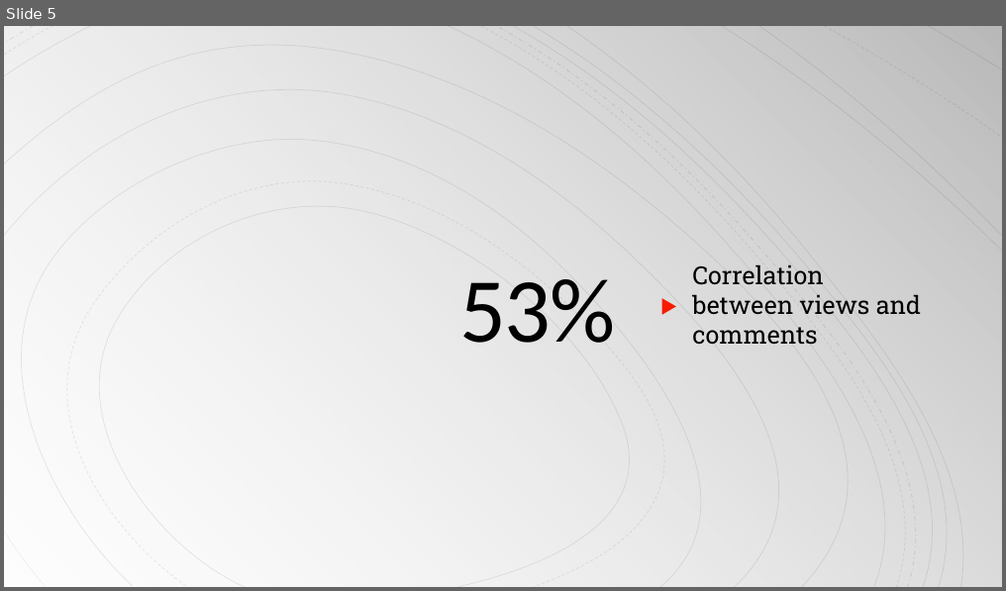
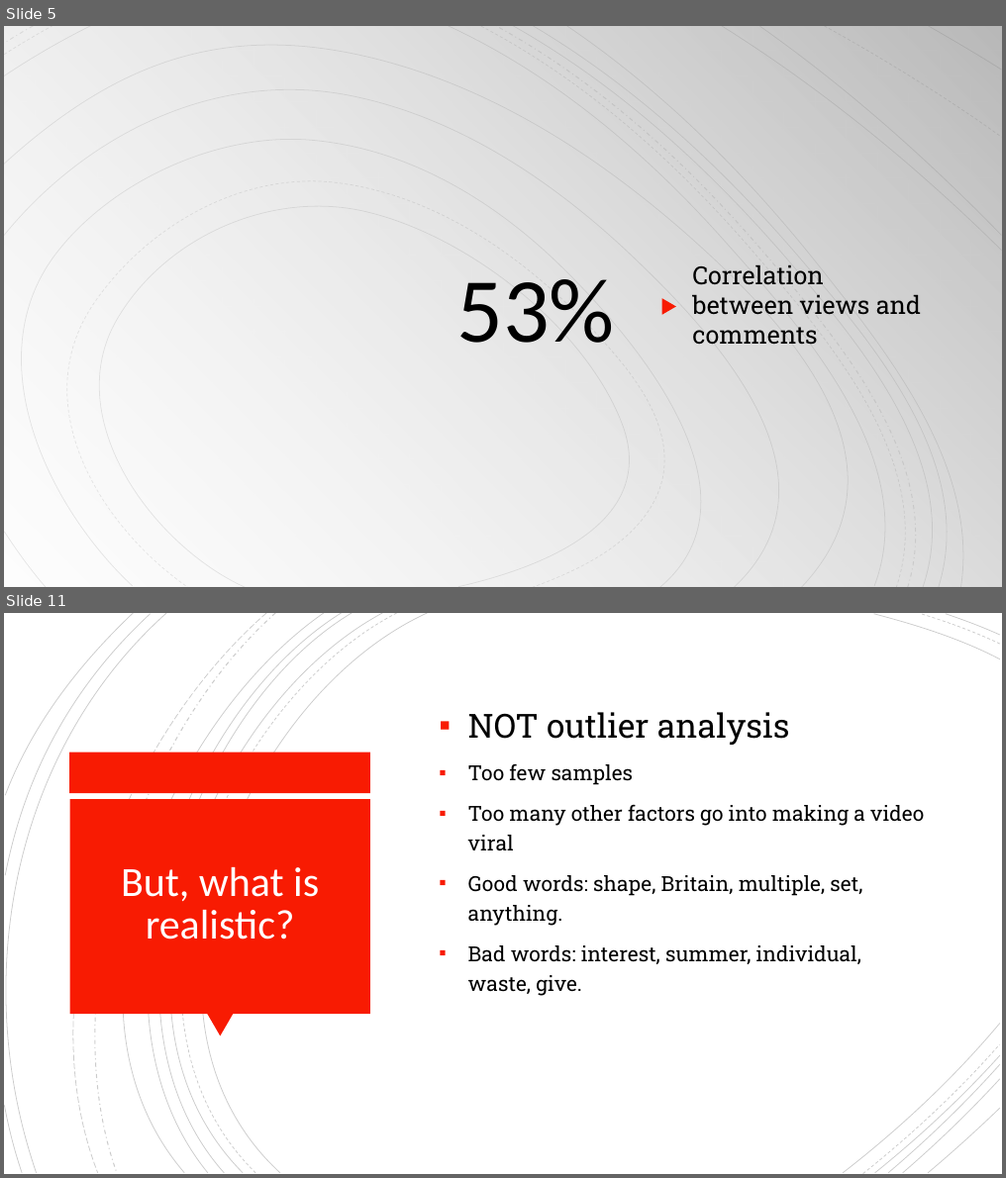
Before and after one commit to reeves17/3360project, a slide deck: Final Presentation.pptx. Shown one above the other, each under a label of ours: slide 5 before the commit, slides 5 and 11 after it; the slides between them are not shown. The pictures are 1006x591 and 1006x1178 pixels, drawn with LibreOffice and Linux fonts; fonts in the diff are those of the drawing. Boxes give left, top, right and bottom in pixels: in the first picture for what was removed or moved away, otherwise in the second. Text is boxed around its words. In the diff, an @@ line names an element or a change of style, - is before the commit and + after.

```diff
--- a/Final Presentation.pptx
+++ b/Final Presentation.pptx
@@ slide 11 added at (4,613,1002,1174), background #FFFFFF; not listed: 16 template elements that a slide beside it also shows @@
@@ text added at (468,712,924,996), 20 pt, text #000000 @@
+▪ NOT outlier analysis
+▪ Too few samples
+▪ Too many other factors go into making a video viral
+▪ Good words: shape, Britain, multiple, set, anything.
+▪ Bad words: interest, summer, individual, waste, give.
@@ rectangle added at (70,753,371,793), fill #F81B02 @@
@@ rectangle added at (70,799,370,1014), fill #F81B02 @@
@@ title added at (121,867,319,940), 40 pt, text #FFFEFF @@
+But, what is realistic?
@@ triangle added at (207,1014,233,1037), fill #F81B02 @@
@@ group added at (844,1023,1000,1173): 5 freeform shapes @@
@@ slide 5 changed as well @@
@@ title "53%" at (456,279,614,343): letter spacing -1.5 to 0 pt @@
```
Also in this commit, not shown: 5 other slides changed, 13 other slides added, 2 slides removed.
